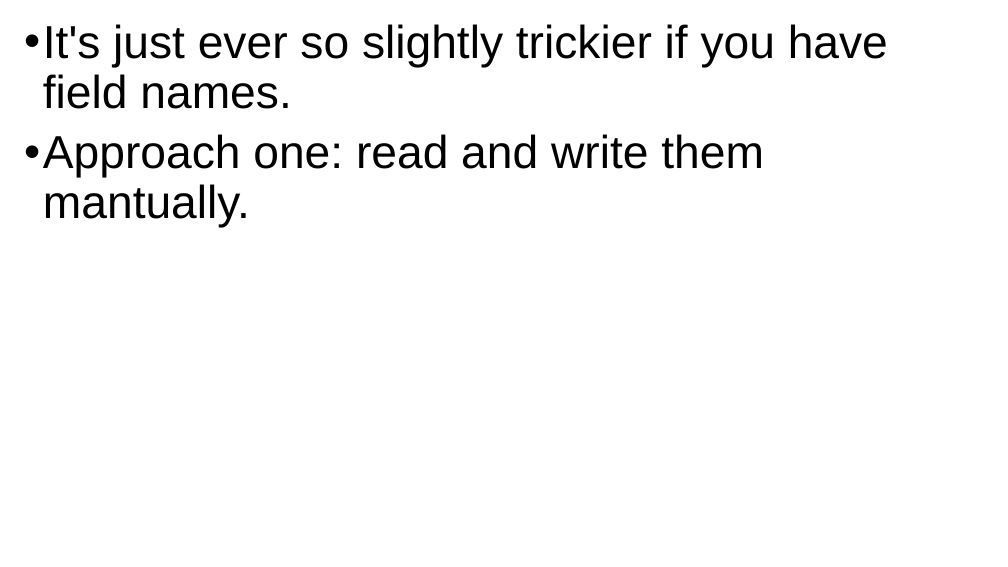
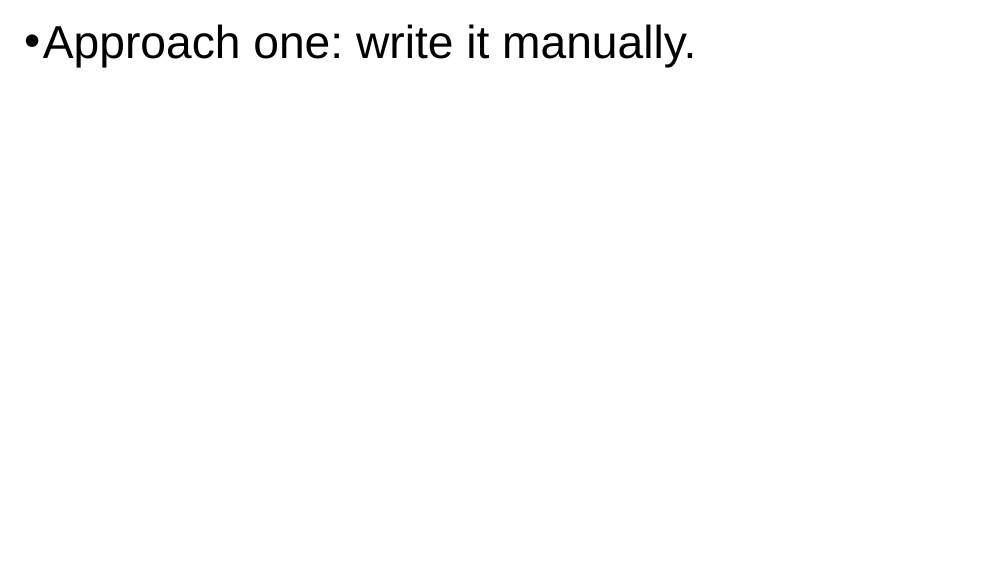
Before and after one commit to grimmelm/ctech404, a slide deck: slide 59 of ctech403/module_4/CTECH403 Module 4 - CSVs.pptx. Drawn at 1008x567 pixels with LibreOffice and Linux fonts; fonts in the diff are those of the drawing. Boxes give left, top, right and bottom in pixels: in the first picture for what was removed or moved away, otherwise in the second. Text is boxed around its words. In the diff, an @@ line names an element or a change of style, - is before the commit and + after.

```diff
--- a/ctech403/module_4/CTECH403 Module 4 - CSVs.pptx
+++ b/ctech403/module_4/CTECH403 Module 4 - CSVs.pptx
@@ text at (43, 24, 696, 68): text changed @@
-• It's just ever so slightly trickier if you have field names.
-• Approach one: read and write them mantually.
+• Approach one: write it manually.
```
Also in this commit, not shown: 7 other slides changed, 2 slides added, 1 slide removed, 23 other files.
